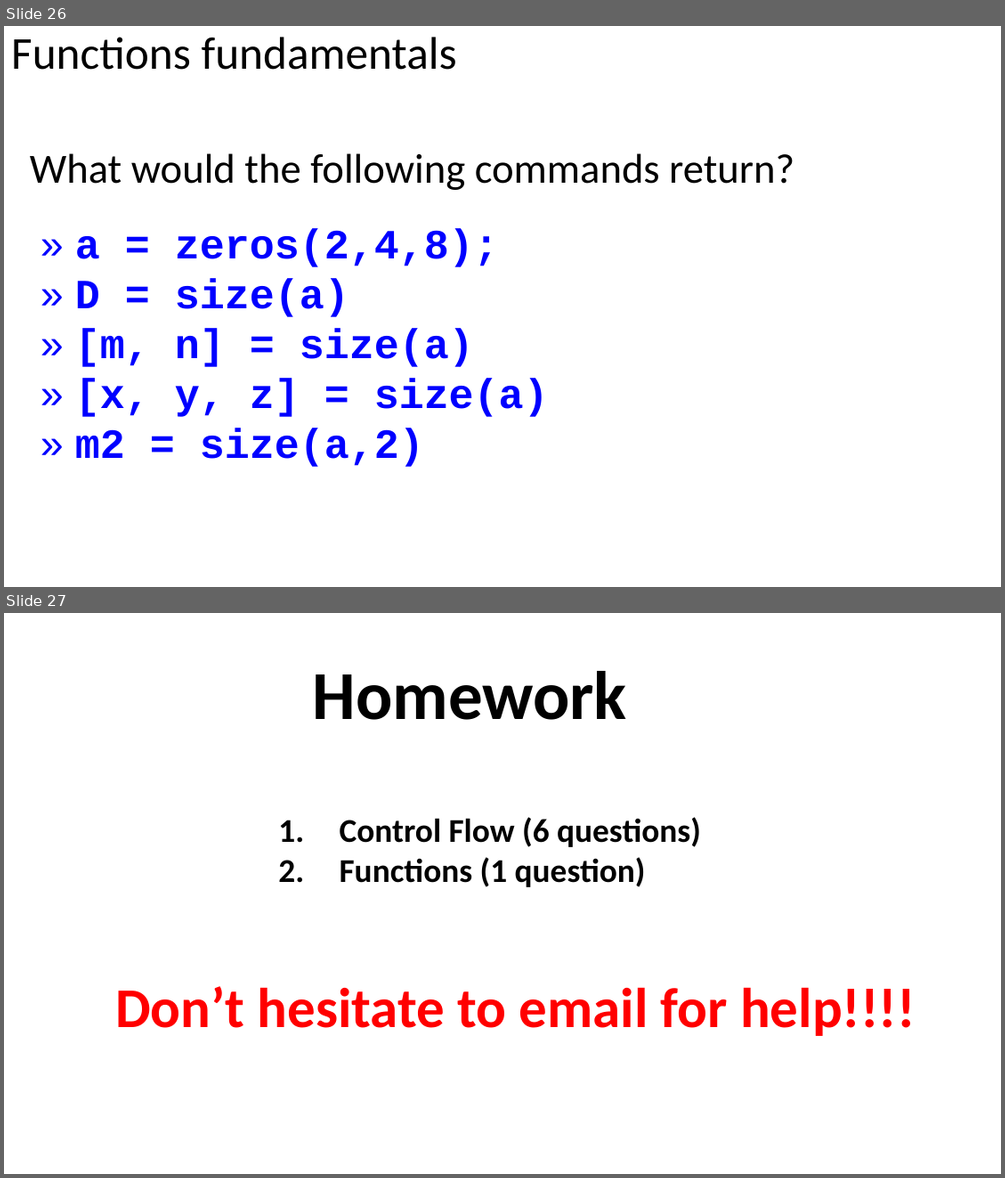
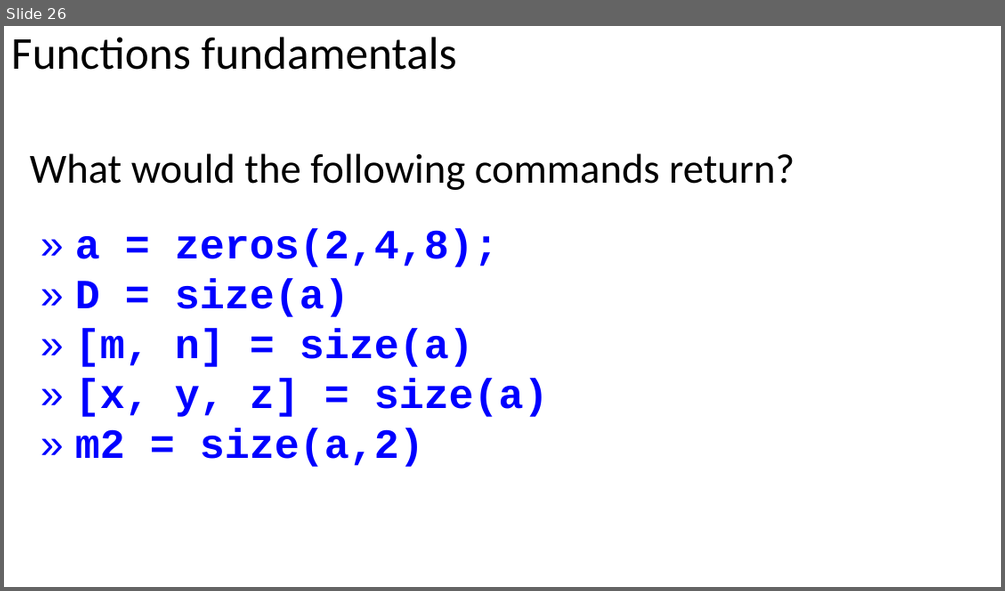
Before and after one commit to CU-NRSC-7657/NRSC7657, a slide deck: Week2/Functions_ControlFlow_2021.pptx. Shown one above the other, each under a label of ours: slides 26 and 27 before the commit, slide 26 after it. The pictures are 1005x1178 and 1005x591 pixels, drawn with LibreOffice and Linux fonts; fonts in the diff are those of the drawing. Boxes give left, top, right and bottom in pixels: in the first picture for what was removed or moved away, otherwise in the second. Text is boxed around its words. In the diff, an @@ line names an element or a change of style, - is before the commit and + after.

```diff
--- a/Week2/Functions_ControlFlow_2021.pptx
+++ b/Week2/Functions_ControlFlow_2021.pptx
@@ slide 27 removed at [4, 613, 1001, 1174], background #FFFFFF @@
@@ text removed at [313, 671, 627, 720] @@
-Homework
@@ text removed at [340, 817, 701, 887] @@
-1. Control Flow (6 questions)
-2. Functions (1 question)
@@ text removed at [115, 986, 915, 1036] @@
-Don’t hesitate to email for help!!!!
```
Also in this commit, not shown: 1 slide changed, 1 other file.
